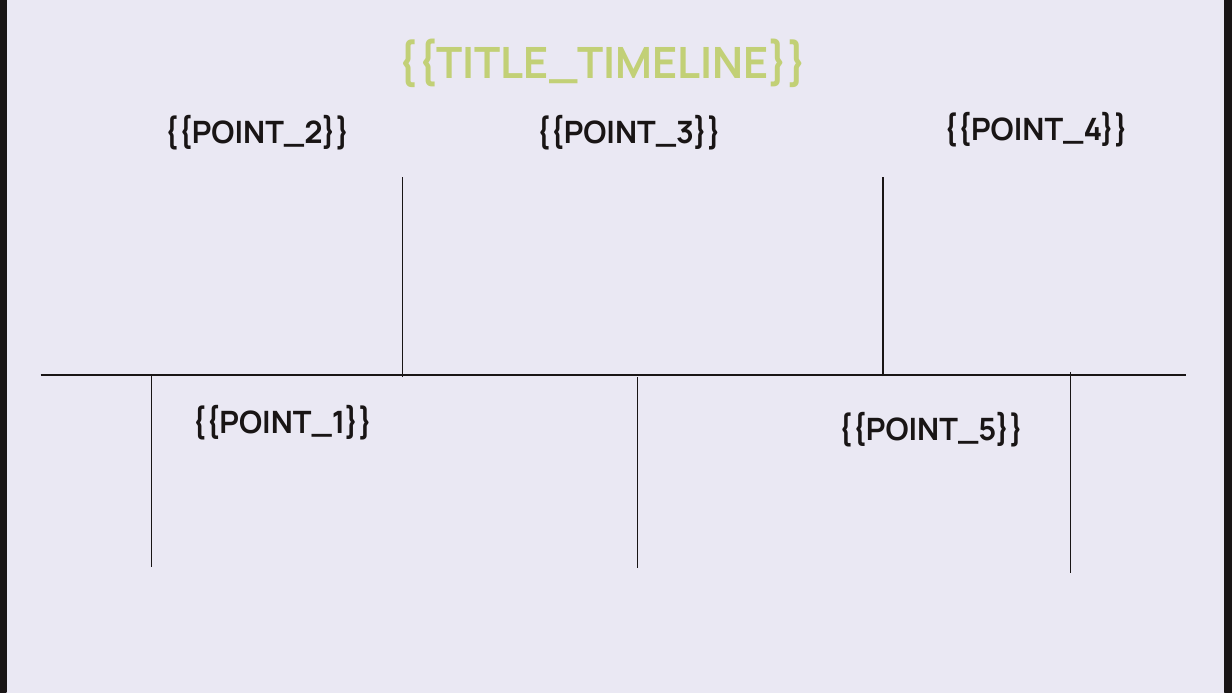
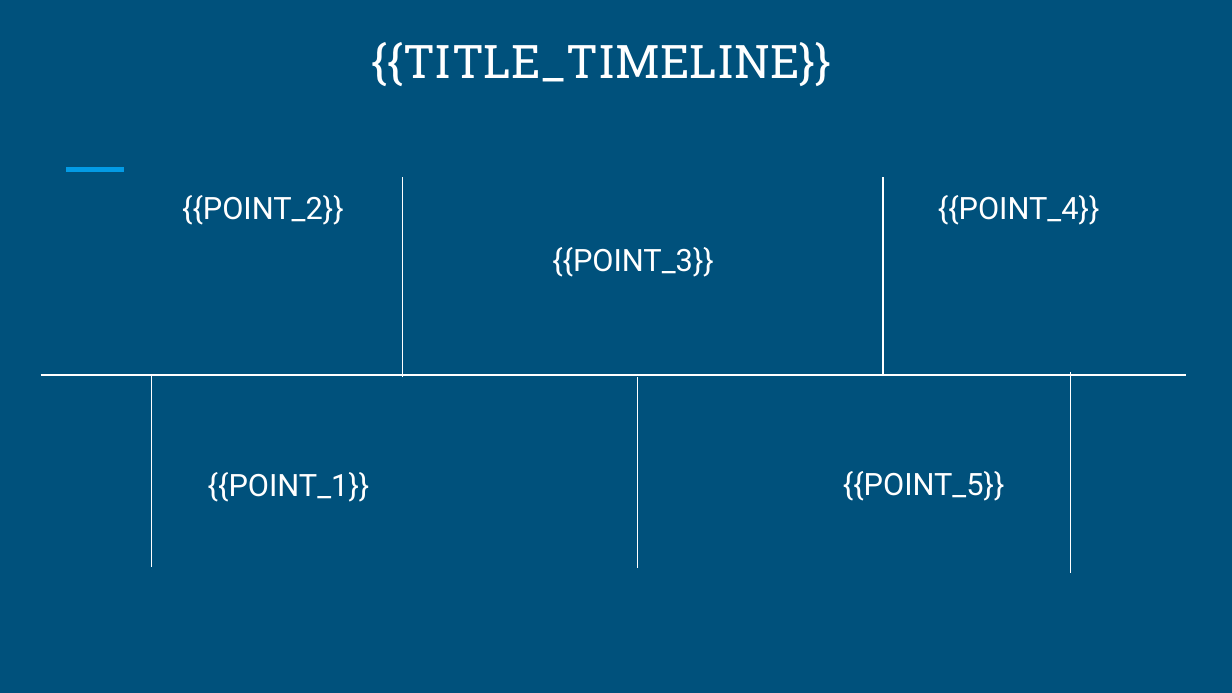
Before and after one commit to andreidiakov/Hack_Axenix_AI_presentation, a slide deck: slide 8 of template.pptx. Drawn at 1232x693 pixels with LibreOffice and Linux fonts; fonts in the diff are those of the drawing. Boxes give left, top, right and bottom in pixels: in the first picture for what was removed or moved away, otherwise in the second. Text is boxed around its words. In the diff, an @@ line names an element or a change of style, - is before the commit and + after.

```diff
--- a/template.pptx
+++ b/template.pptx
@@ background #EAE8F3 to #00517C @@
@@ rectangle removed at (x1=0, y1=0, x2=6, y2=691) @@
@@ title "{{TITLE_TIMELINE}}" at (x1=372, y1=42, x2=832, y2=86): size 25.2 to 27 pt, font Manrope to Roboto Slab, text colour #C2D076 to #FFFFFF, bold off; vertical alignment top to bottom @@
@@ rectangle removed at (x1=1225, y1=0, x2=1232, y2=691) @@
@@ line added from (67, 170) to (123, 170), #039BE5 3 pt @@
@@ text "{{POINT_2}}" moved from (x1=164, y1=115, x2=350, y2=150) to (x1=182, y1=195, x2=344, y2=225) @@
@@ line (403, 377) - (403, 176): stroke #191515 0.75 pt to #FFFFFF 0.75 pt @@
@@ line (883, 376) - (883, 176): stroke #191515 0.75 pt to #FFFFFF 0.75 pt @@
@@ text "{{POINT_4}}" moved from (x1=943, y1=112, x2=1128, y2=147) to (x1=938, y1=195, x2=1100, y2=225) @@
@@ font Manrope to Roboto, text colour #191515 to #FFFFFF, bold off in 5 elements at (x1=182, y1=195, x2=344, y2=225), (x1=208, y1=472, x2=370, y2=502), (x1=843, y1=471, x2=1005, y2=501), (x1=938, y1=195, x2=1100, y2=225), (x1=552, y1=247, x2=714, y2=277) @@
@@ text "{{POINT_3}}" moved from (x1=536, y1=115, x2=722, y2=150) to (x1=552, y1=247, x2=714, y2=277) @@
@@ line (41, 375) - (1185, 375): stroke #191515 0.75 pt to #FFFFFF 0.75 pt @@
@@ line (152, 375) - (152, 567): stroke #191515 0.75 pt to #FFFFFF 0.75 pt @@
@@ line (638, 377) - (638, 568): stroke #191515 0.75 pt to #FFFFFF 0.75 pt @@
@@ line (1071, 372) - (1071, 573): stroke #191515 0.75 pt to #FFFFFF 0.75 pt @@
@@ text "{{POINT_1}}" moved from (x1=192, y1=405, x2=373, y2=440) to (x1=208, y1=472, x2=370, y2=502) @@
@@ text "{{POINT_5}}" moved from (x1=838, y1=412, x2=1024, y2=447) to (x1=843, y1=471, x2=1005, y2=501) @@
```
Also in this commit, not shown: 8 other slides changed, 8 other files.
